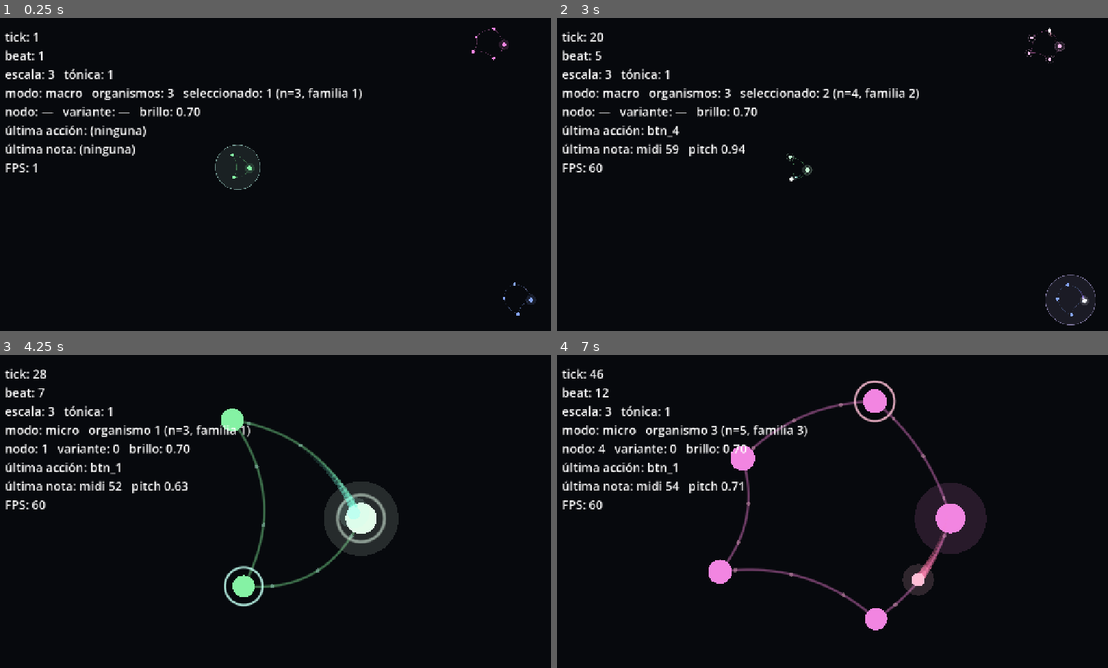
Above: before the commit, frames 1-4 (two rows, left to right).
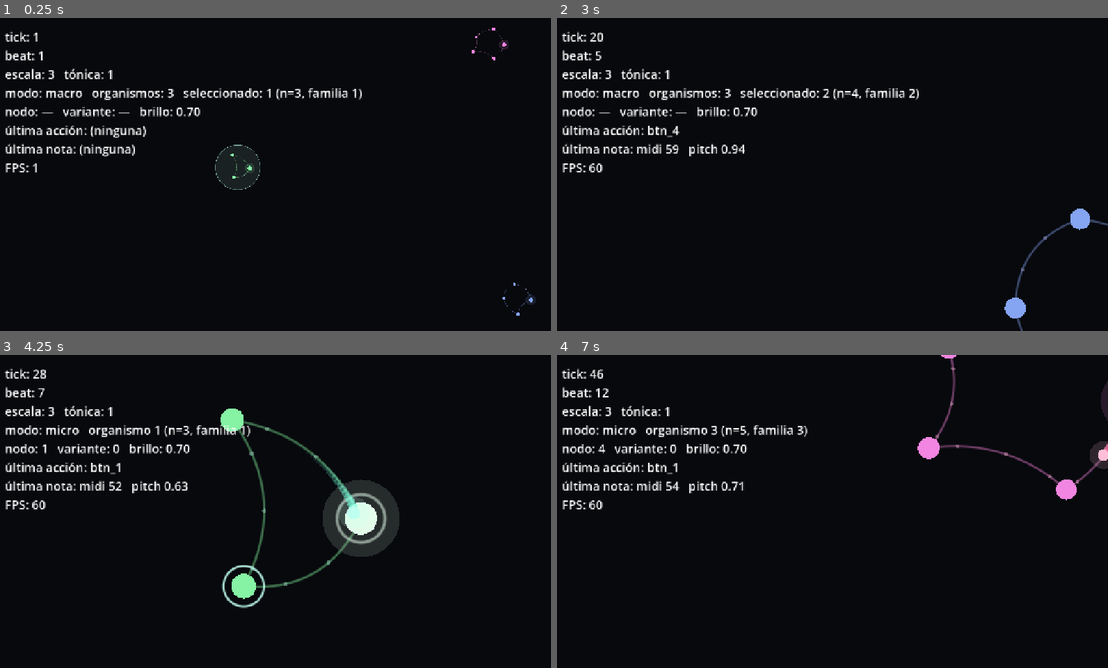
Above: after the commit, the same moments.

Repository: maximorales36-png/Arcumai-Organismo
Game: Godot game, scene res://src/view/main.tscn
Two runs of this game, one before a commit and one after it. Both use one fixed random seed, a clock stepped at 60 frames per second and the inputs below.
Inputs:
- Up to frame 1 (0.25 s): no input
- Up to frame 2 (3 s): hold D (joy_right) 0.53-1.28 s; tap one key every 0.75 s from 0.6 s: H (btn_1) J (btn_2) K (btn_3) L (btn_4); hold S (joy_down) 1.28-2.03 s; hold D (joy_right) 2.03-2.78 s; hold W (joy_up) from 2.78 s (still down)
- Up to frame 3 (4.25 s): release W (joy_up) at 3.53 s; hold A (joy_left) from 3.53 s (still down); tap H (btn_1) at 3.6 s
- Up to frame 4 (7 s): tap one key every 0.75 s from 4.35 s: J (btn_2) K (btn_3) L (btn_4) H (btn_1); release A (joy_left) at 5.03 s; hold S (joy_down) 5.03-5.78 s; hold D (joy_right) 5.78-6.53 s; hold W (joy_up) from 6.53 s (still down)

The runs differ from the first frame. In frame 1, less than 0.1% of the frame differs, in the area x 39-98%, y 3-94%; in frame 2, 0.9%; in frame 3, 0.9%; in frame 4, 6.1%, in the area x 27-100%, y 0-88%.

Commit message:
M7: zoom y mezcla por foco

Diff:
--- a/src/audio/organism_bus.gd
+++ b/src/audio/organism_bus.gd
@@ -1,12 +1,16 @@
-# Bus de audio propio de un organismo (R-26): un pasabajos cuyo corte depende
-# del brillo. Cada organismo tiene el suyo, así el brillo de uno no colorea a
-# los demás. Recibe el nombre del bus al construirse; no reproduce sonido.
+# Bus de audio propio de un organismo (R-26, R-36): un pasabajos cuyo corte
+# depende del brillo y del foco, y un volumen que baja cuando el organismo no
+# está enfocado. Recibe el nombre del bus al construirse; no reproduce sonido.
+# La escena le avisa si está enfocado y lo actualiza por frame para el fundido.
 
 class_name OrganismBus
 extends RefCounted
 
 var _name: String
 var _filter: AudioEffectLowPassFilter
+var _own_cutoff := 0.0
+var _focused := true
+var _focus := 1.0
 
 
 func _init(bus_name: String) -> void:
@@ -16,15 +20,39 @@
 	AudioServer.set_bus_name(index, bus_name)
 	_filter = AudioEffectLowPassFilter.new()
 	AudioServer.add_bus_effect(index, _filter)
-	set_brightness(Config.BRIGHTNESS_DEFAULT)
+	_own_cutoff = Config.cutoff_hz(Config.BRIGHTNESS_DEFAULT)
+	_apply()
 
 
+# El brillo define el corte propio; el foco decide cuánto de ese corte llega
+# al oído cuando el organismo no está enfocado (R-26, R-36).
 func set_brightness(brightness: float) -> void:
-	_filter.cutoff_hz = Config.cutoff_hz(brightness)
+	_own_cutoff = Config.cutoff_hz(brightness)
+	_apply()
+
+
+func set_focused(focused: bool) -> void:
+	_focused = focused
+	_apply()
+
+
+# R-36: el cambio de foco se funde en FOCUS_FADE_S. El delta solo anima la
+# mezcla; no interviene en el tiempo musical.
+func update(delta: float) -> void:
+	var target := 1.0 if _focused else 0.0
+	if is_equal_approx(_focus, target):
+		return
+	_focus = move_toward(_focus, target, delta / Config.FOCUS_FADE_S)
+	_apply()
 
 
 func cutoff_hz() -> float:
 	return _filter.cutoff_hz
+
+
+func volume_db() -> float:
+	var index := AudioServer.get_bus_index(_name)
+	return 0.0 if index <= 0 else AudioServer.get_bus_volume_db(index)
 
 
 func bus_name() -> String:
@@ -37,3 +65,19 @@
 	var index := AudioServer.get_bus_index(_name)
 	if index > 0:
 		AudioServer.remove_bus(index)
+
+
+# El índice se busca por nombre cada vez: quitar el bus de otro organismo
+# corre los índices de los que están detrás.
+func _apply() -> void:
+	var index := AudioServer.get_bus_index(_name)
+	if index <= 0:
+		return
+	var others_cutoff := minf(_own_cutoff, Config.FOCUS_OTHERS_LPF_HZ)
+	var cutoff := _own_cutoff
+	if _focus < 1.0:
+		# El corte se interpola en escala logarítmica: en Hz lineales el fundido
+		# se queda casi todo el tiempo arriba y se cierra de golpe al final.
+		cutoff = exp(lerpf(log(others_cutoff), log(_own_cutoff), _focus))
+	_filter.cutoff_hz = cutoff
+	AudioServer.set_bus_volume_db(index, lerpf(Config.FOCUS_OTHERS_DB, 0.0, _focus))
--- a/src/view/main.gd
+++ b/src/view/main.gd
@@ -1,8 +1,8 @@
-# Escena de depuración de M6: el mundo Macro con varios organismos y su
-# gestión. Mantiene el estado de vista (Macro/Micro) y traduce los gestos a las
-# reglas del World (selección, siembra, disolución) o de la MicroSession del
-# organismo enfocado. Crea una vista y un bus por organismo; las reglas viven
-# en World y MicroSession, no acá.
+# Escena de depuración de M7: el mundo Macro, la cámara que entra y sale del
+# organismo seleccionado, y la mezcla por foco. Traduce los gestos a las reglas
+# del World (selección, siembra, disolución) o de la MicroSession del organismo
+# enfocado. Crea una vista y un bus por organismo; las reglas viven en World,
+# MicroSession y OrganismBus, no acá.
 
 extends Control
 
@@ -19,11 +19,12 @@
 const REJECT_FREQ_HZ := 110.0
 const REJECT_SEC := 0.09
 
-# Escala de dibujo de Micro: la misma de M4/M5, para poder juzgar el pulso.
+# Escala aparente de Micro: la misma de M4/M5, para poder juzgar el pulso.
 const MICRO_VIEW_SCALE := 3.0
-# Macro dibuja el mundo entero escalado al viewport; MACRO_ORG_SCALE es la
-# escala de la especificación y este multiplicador es cosmético, para que los
-# nodos se puedan contar en 1280x720. La cámara de M7 lo reemplaza.
+# MACRO_ORG_SCALE (0.3) es la escala de dibujo de la especificación. Este
+# multiplicador cosmético mantiene legibles los nodos en la ventana de
+# desarrollo 1280x720; la calibración final depende de la resolución del
+# arcumai (M9). La cámara de M7 anima el zoom, no cambia esta escala.
 const MACRO_DEBUG_SCALE := 2.5
 
 # Tres organismos de distinto N y familia para ver polimetría y V-02 en Macro.
@@ -46,6 +47,10 @@
 var _router := InputRouter.new()
 var _world: World
 var _mode := MODE_MACRO
+# 0 = Macro, 1 = Micro. La cámara y el aura lo siguen; el modo de input cambia
+# en el acto para que los botones respondan sin esperar la animación.
+var _zoom := 0.0
+var _zoom_target := 0.0
 var _samples: Array[AudioStream] = []
 var _reject_stream: AudioStream
 var _scale: Array = []
@@ -107,6 +112,9 @@
 			organism.session.update(_stick, delta)
 	_world.update(delta)
 	_update_fades()
+	_update_zoom(delta)
+	_update_buses(delta)
+	_layout_views()
 	for organism in _world.organisms:
 		var view: OrganismView = _views.get(organism.id)
 		if view != null and view.visible:
@@ -244,7 +252,9 @@
 	if organism == null:
 		return
 	_mode = MODE_MICRO
+	_zoom_target = 1.0
 	organism.session.reset_gestures()
+	_update_focus_targets()
 	_layout_views()
 	_update_labels()
 
@@ -254,6 +264,8 @@
 	if organism != null:
 		organism.session.reset_gestures()
 	_mode = MODE_MACRO
+	_zoom_target = 0.0
+	_update_focus_targets()
 	_layout_views()
 	_update_labels()
 
@@ -275,6 +287,7 @@
 	organism.session.variant_changed.connect(_on_node_variant_changed)
 	organism.session.brightness_changed.connect(_on_node_brightness_changed)
 	organism.session.rejected.connect(_on_node_rejected)
+	_update_focus_targets()
 	_layout_views()
 	_update_labels()
 
@@ -298,6 +311,7 @@
 		view.queue_free()
 		_views.erase(organism.id)
 
+	_update_focus_targets()
 	_layout_views()
 	_update_labels()
 
@@ -312,6 +326,7 @@
 
 
 func _on_world_selection_changed(_organism: OrganismState) -> void:
+	_update_focus_targets()
 	_layout_views()
 	_update_labels()
 
@@ -374,39 +389,65 @@
 		view.shake(organism.session.selected)
 
 
-# El mundo entero entra en el viewport en Macro; en Micro se centra solo el
-# organismo enfocado. El cambio es directo: la animación de cámara es M7.
+# La cámara tarda ZOOM_TIME_S en llegar (DISENO 5.3). El delta solo anima la
+# vista; ningún disparo depende de esto.
+func _update_zoom(delta: float) -> void:
+	_zoom = move_toward(_zoom, _zoom_target, delta / Config.ZOOM_TIME_S)
+
+
+# R-36: el foco se funde en FOCUS_FADE_S. Se actualiza por frame porque la
+# mezcla es audio, no tiempo musical.
+func _update_buses(delta: float) -> void:
+	for bus: OrganismBus in _buses.values():
+		bus.update(delta)
+
+
+# R-36: en Macro todos al frente; en Micro solo el enfocado. Los demás bajan
+# de volumen y de corte, pero no desaparecen.
+func _update_focus_targets() -> void:
+	var focused := _world.selected_organism()
+	for organism in _world.organisms:
+		var bus: OrganismBus = _buses.get(organism.id)
+		if bus == null:
+			continue
+		bus.set_focused(_mode == MODE_MACRO or organism == focused)
+
+
+# La cámara encuadra el mundo entero en Macro y centra el organismo enfocado en
+# Micro (DISENO 5.3). La escala de dibujo de los organismos no cambia: lo que
+# cambia es la cámara, y _zoom la interpola durante ZOOM_TIME_S.
 func _layout_views() -> void:
 	var size := get_viewport_rect().size
-	if _mode == MODE_MACRO:
-		var fit := minf(size.x / Config.WORLD_SIZE.x, size.y / Config.WORLD_SIZE.y)
-		_world_layer.position = size * 0.5
-		_world_layer.scale = Vector2(fit, fit)
-		for organism in _world.organisms:
-			var view: OrganismView = _views.get(organism.id)
-			if view == null:
-				continue
-			view.visible = true
-			view.position = organism.position - Config.WORLD_SIZE * 0.5
-			view.scale = Vector2.ONE * Config.MACRO_ORG_SCALE * MACRO_DEBUG_SCALE
-			view.set_macro_selected(organism == _world.selected_organism())
-			view.set_selection(-1)
-		return
-
-	_world_layer.position = size * 0.5
-	_world_layer.scale = Vector2.ONE
+	var fit := minf(size.x / Config.WORLD_SIZE.x, size.y / Config.WORLD_SIZE.y)
+	var view_scale := Config.MACRO_ORG_SCALE * MACRO_DEBUG_SCALE
+	var micro_zoom := MICRO_VIEW_SCALE / view_scale
+	var t := _smoothstep(_zoom)
 	var selected := _world.selected_organism()
+	var center := Config.WORLD_SIZE * 0.5
+	if selected != null:
+		center = center.lerp(selected.position, t)
+	var camera_scale := lerpf(fit, micro_zoom, t)
+	_world_layer.scale = Vector2(camera_scale, camera_scale)
+	_world_layer.position = size * 0.5 - center * camera_scale
+
 	for organism in _world.organisms:
 		var view: OrganismView = _views.get(organism.id)
 		if view == null:
 			continue
 		var is_selected := organism == selected
-		view.visible = is_selected
-		if is_selected:
-			view.position = Vector2.ZERO
-			view.scale = Vector2.ONE * MICRO_VIEW_SCALE
-			view.set_macro_selected(false)
-			view.set_selection(organism.session.selected)
+		view.visible = true
+		view.position = organism.position
+		view.scale = Vector2.ONE * view_scale
+		# El aura del seleccionado se apaga en la primera mitad del zoom: si no,
+		# al agrandarse la cámara queda un círculo enorme alrededor del organismo.
+		view.set_aura_strength(clampf(1.0 - t * 2.0, 0.0, 1.0) if is_selected else 0.0)
+		view.set_selection(organism.session.selected if (is_selected and _mode == MODE_MICRO) else -1)
+
+
+# Suaviza el arranque y la llegada de la cámara. La forma no está fijada por la
+# especificación: es cosmética.
+func _smoothstep(t: float) -> float:
+	return t * t * (3.0 - 2.0 * t)
 
 
 # R-34: el organismo seleccionado se desvanece mientras se mantiene B4; si se
--- a/src/view/organism_view.gd
+++ b/src/view/organism_view.gd
@@ -1,10 +1,10 @@
 # Vista de un organismo: dibuja el micelio y el pulso como una cabeza luminosa
 # con cola. Además: bulbos que respiran, motas de flujo, anticipación y flash al
-# disparar, nodo origen destacado, anillo de selección y aura de Macro.
+# disparar, nodo origen destacado, anillo de selección y aura de foco.
 # Recibe el modelo con setup(), la fase continua con update_visuals() y los
-# disparos con flash(). La escala y la posición las decide la escena, porque
-# cambian entre Macro y Micro. Todo lo visual es cosmético: la posición del
-# pulso la decide OrganismModel.pulse_at (R-21) y el suavizado no toca el núcleo.
+# disparos con flash(). La escala, la posición y la cámara las decide la escena.
+# Todo lo visual es cosmético: la posición del pulso la decide
+# OrganismModel.pulse_at (R-21) y el suavizado no toca el núcleo.
 
 class_name OrganismView
 extends Node2D
@@ -66,7 +66,7 @@
 var _trail: Array[Vector2] = []
 var _flash: Array[float] = []
 var _selected := -1
-var _macro_selected := false
+var _aura_strength := 0.0
 var _fade_target := 1.0
 var _shake_node := -1
 var _shake_whole := false
@@ -82,7 +82,7 @@
 	_trail.clear()
 	_has_head = false
 	_selected = -1
-	_macro_selected = false
+	_aura_strength = 0.0
 	_shake_node = -1
 	_shake_whole = false
 	_shake_left = 0.0
@@ -97,9 +97,10 @@
 	queue_redraw()
 
 
-# Aura del organismo seleccionado en Macro (DISENO 5.3).
-func set_macro_selected(value: bool) -> void:
-	_macro_selected = value
+# Intensidad del aura de foco (0 a 1). En Macro está en 1 para el seleccionado;
+# la cámara la apaga al entrar a Micro, donde el centro ya dice cuál es.
+func set_aura_strength(value: float) -> void:
+	_aura_strength = clampf(value, 0.0, 1.0)
 	queue_redraw()
 
 
@@ -152,7 +153,7 @@
 	var whole := _whole_shake_offset()
 	if whole != Vector2.ZERO:
 		draw_set_transform(whole, 0.0, Vector2.ONE)
-	if _macro_selected:
+	if _aura_strength > 0.0:
 		_draw_aura()
 	_draw_edges()
 	_draw_flow()
@@ -163,8 +164,8 @@
 func _draw_aura() -> void:
 	var radius := Config.r_max(_model.n) + AURA_GAP
 	var color := _pulse_color()
-	draw_circle(Vector2.ZERO, radius, Color(color, AURA_ALPHA))
-	draw_arc(Vector2.ZERO, radius, 0.0, TAU, 64, Color(color, AURA_RING_ALPHA), AURA_RING_WIDTH, true)
+	draw_circle(Vector2.ZERO, radius, Color(color, AURA_ALPHA * _aura_strength))
+	draw_arc(Vector2.ZERO, radius, 0.0, TAU, 64, Color(color, AURA_RING_ALPHA * _aura_strength), AURA_RING_WIDTH, true)
 
 
 func _update_head(phi_f: float, delta: float) -> void:
Not shown, changed: DISENO.md
